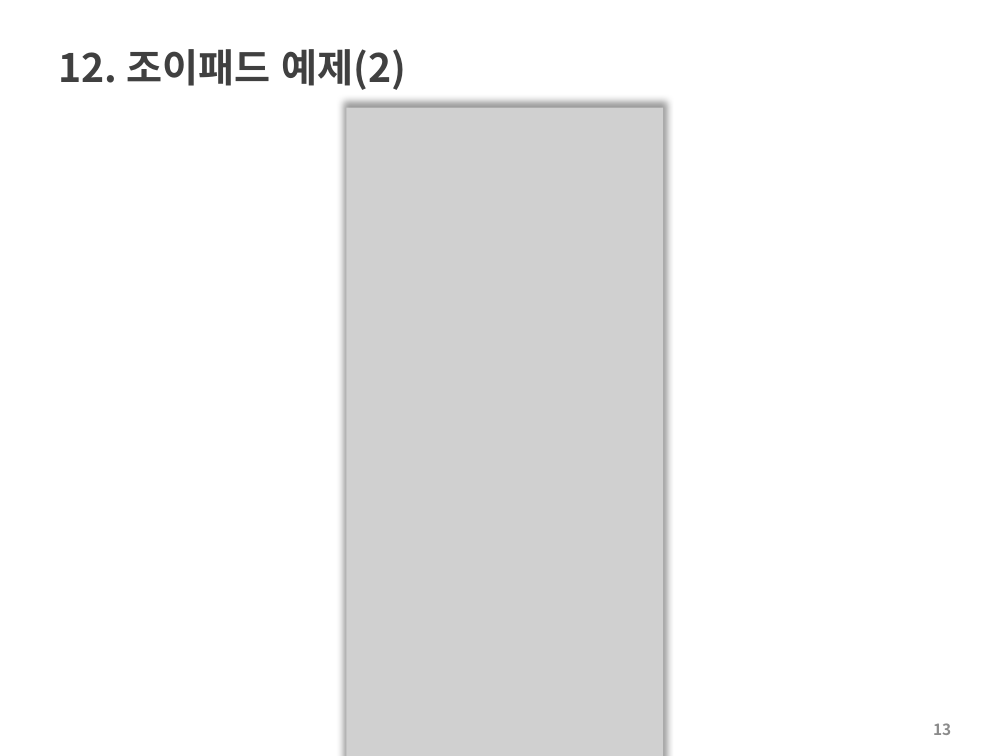
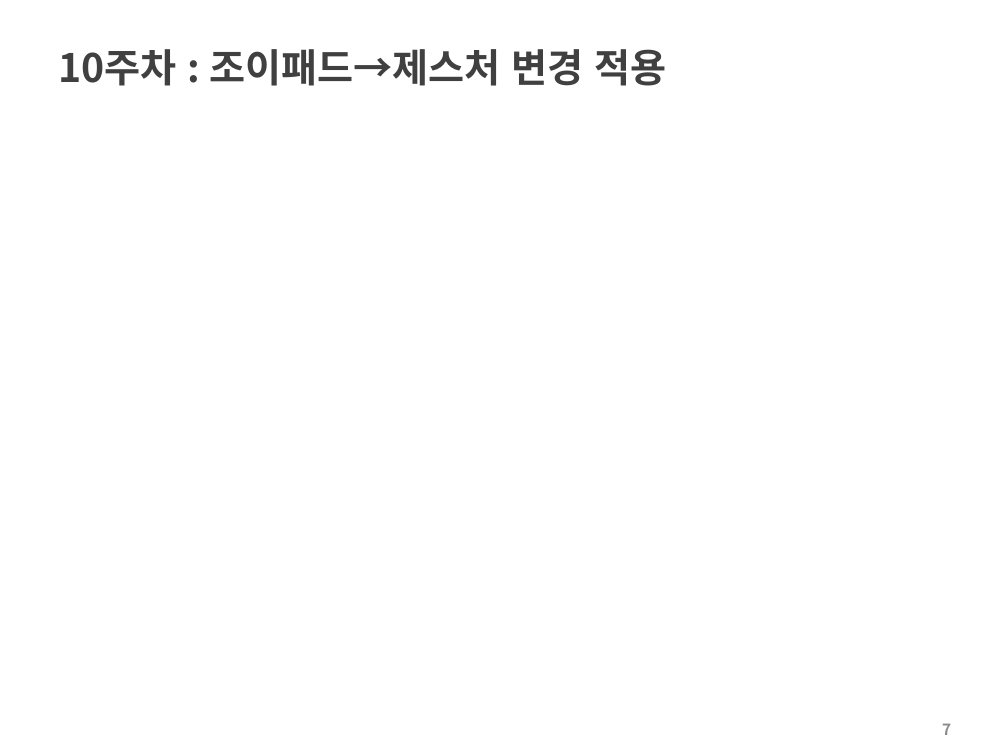
Before and after one commit to choisinho/capstone1, a slide deck: slide 7 of 프로토타입_최신호_이동준.pptx (slide 13 before the commit). Drawn at 1008x756 pixels with LibreOffice and Linux fonts; fonts in the diff are those of the drawing; grey boxes stand for pictures; background and template pictures are left out. Boxes give left, top, right and bottom in pixels: in the first picture for what was removed or moved away, otherwise in the second. Text is boxed around its words. In the diff, an @@ line names an element or a change of style, - is before the commit and + after.

```diff
--- a/프로토타입_최신호_이동준.pptx
+++ b/프로토타입_최신호_이동준.pptx
@@ title at (x1=59, y1=49, x2=666, y2=86): text changed @@
-12. 조이패드 예제(2)
+10주차 : 조이패드→제스처 변경 적용
@@ picture removed at (x1=347, y1=108, x2=663, y2=756) @@
@@ page number at (x1=942, y1=723, x2=951, y2=735): text changed @@
-13
+7
```
Also in this commit, not shown: 4 other slides changed, 2 slides added, 8 slides removed, 7 other files.
